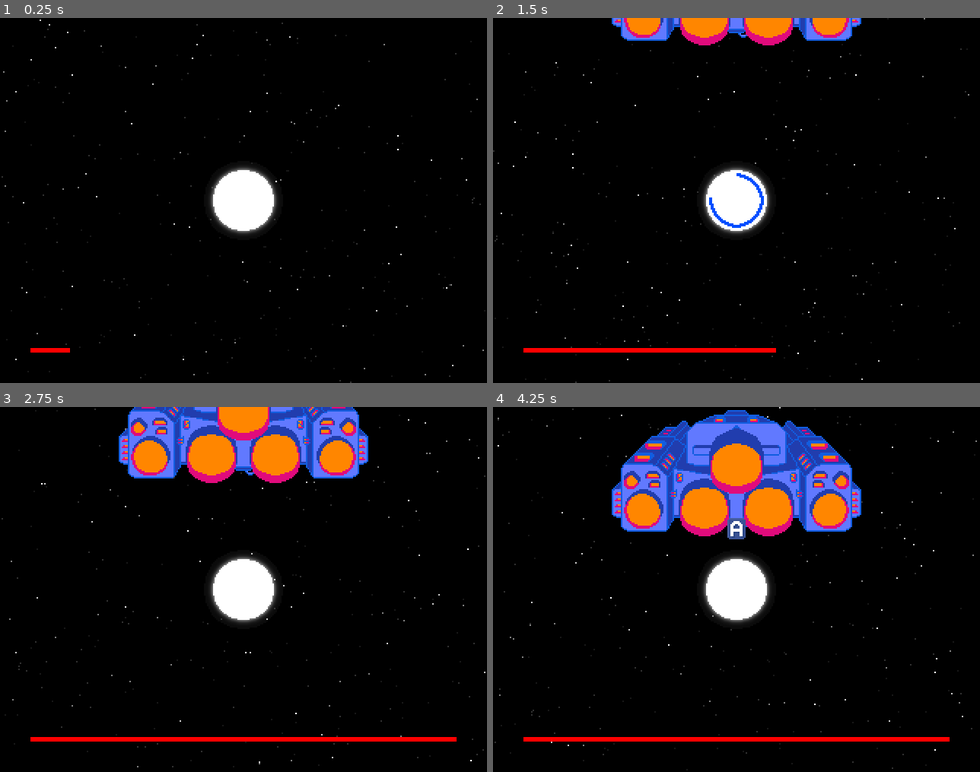
Above: before the commit, frames 1-4 (two rows, left to right).
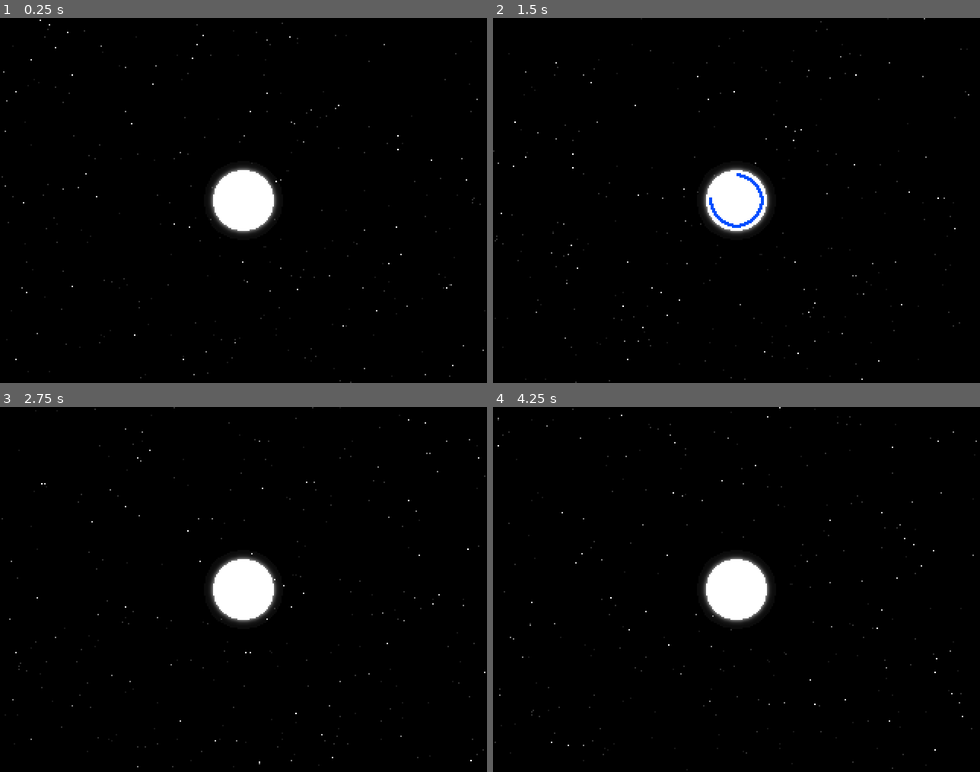
Above: after the commit, the same moments.

Repository: lethiandev/neutron-star
Game: Godot game, scene res://stages/gameplay/gameplay.tscn
Two runs of this game, one before a commit and one after it. Both use one fixed random seed, a clock stepped at 60 frames per second and the inputs below.
Inputs:
- Up to frame 1 (0.25 s): no input
- Up to frame 2 (1.5 s): tap A (action_a) at 0.6 s; tap B (action_b) at 1.35 s
- Up to frame 3 (2.75 s): tap P (action_p) at 2.1 s
- Up to frame 4 (4.25 s): tap X (action_x) at 2.85 s; tap A (action_a) at 3.6 s

The runs differ from the first frame. In frame 1, 0.1% of the frame differs, in the area x 6-15%, y 90-92%; in frame 2, 3.5%; in frame 3, 10%; in frame 4, 15%, in the area x 6-94%, y 0-92%.

Commit message:
Remove mothership boss from main stage

Diff:
--- a/src/stages/gameplay/gameplay.tscn
+++ b/src/stages/gameplay/gameplay.tscn
@@ -1,9 +1,8 @@
-[gd_scene load_steps=13 format=2]
+[gd_scene load_steps=12 format=2]
 
 [ext_resource path="res://background/background.tscn" type="PackedScene" id=1]
 [ext_resource path="res://stages/gameplay/gameplay.gd" type="Script" id=2]
 [ext_resource path="res://stages/gameplay/music/artemis.ogg" type="AudioStream" id=3]
-[ext_resource path="res://units/mothership_boss/mothership_boss.tscn" type="PackedScene" id=4]
 [ext_resource path="res://neutron_star/neutron_star.tscn" type="PackedScene" id=5]
 [ext_resource path="res://stages/effects/shake_effect.gd" type="Script" id=6]
 [ext_resource path="res://stages/gameplay/camera.gd" type="Script" id=7]
@@ -67,7 +66,4 @@
 [node name="UnitsSpawner" type="Node" parent="World"]
 script = ExtResource( 8 )
 
-[node name="MothershipBoss" parent="World" instance=ExtResource( 4 )]
-position = Vector2( 0, -80 )
-
 [connection signal="unit_hitted" from="World/NeutronStar" to="." method="_on_neutron_star_unit_hitted"]
